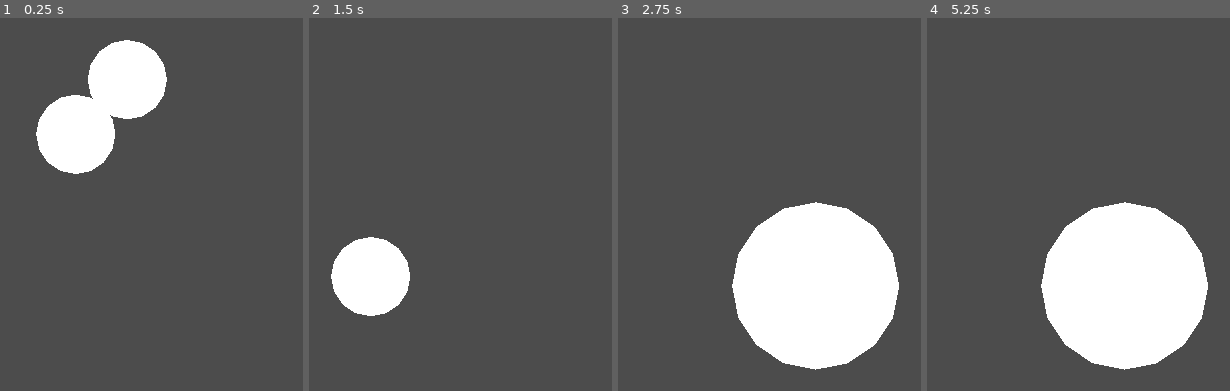
Above: before the commit, frames 1-4 (left to right).
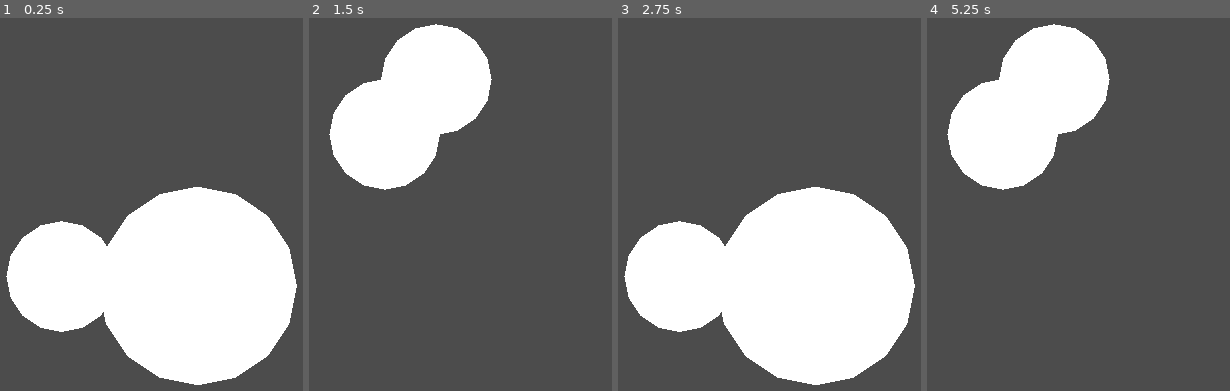
Above: after the commit, the same moments.

Repository: accmltr/top-down-defense
Game: Godot game, scene res://Scenes/pathfindingTestScene.tscn
Two runs of this game, one before a commit and one after it. Both use one fixed random seed, a clock stepped at 60 frames per second and the inputs below.
Inputs:
- Up to frame 1 (0.25 s): no input
- Up to frame 2 (1.5 s): tap Enter at 0.5 s
- Up to frame 3 (2.75 s): tap Space at 2 s
- Up to frame 4 (5.25 s): tap Enter at 2.75, 5 s; tap Space at 3.5 s

The runs differ from the first frame. In frame 1, 43% of the frame differs, in the area x 1-99%, y 5-99%; in frame 2, 19%; in frame 3, 15%; in frame 4, 34%.

Commit message:
Done with Pathfinder.makeIslandPolies !!!
It now inflates all given circles and merges the overlapping ones to create a cutout from the navpoly that also spaces enemies from the perimeter of turrets/walls by a set amount.

Diff:
--- a/Top-down Defense (Godot Project)/Scripts/Pathfinder.gd
+++ b/Top-down Defense (Godot Project)/Scripts/Pathfinder.gd
@@ -21,15 +21,15 @@
 
 
 
-func makeIslandPolies(circles: PoolVector3Array, merge_distance: float = 0) -> Array:
-	# Takes the circle shapes from turrets/walls and organizes them into groups that should get merged together with filled spaces.
-	var islands = [] # Array of PoolVector3Arrays with elemnts of type (x_pos, y_pos, radius)
+func makeIslandPolies(circles: PoolVector3Array, inflate_distance: float = 20) -> Array:
+	# Inflates all circles and merges overlapping ones.
+	var islands = [] # Array of PV3Arrays with elemnts of type (x_pos, y_pos, radius)
 
 	for c in circles:
 		var belong_to = [] # record which islands element belongs to by saving island index
 		for i in islands.size():
 			for c2 in islands[i]:
-				if Vector2(c.x, c.y).distance_to(Vector2(c2.x, c2.y)) - c.z - c2.z < merge_distance:
+				if Vector2(c.x, c.y).distance_to(Vector2(c2.x, c2.y)) - c.z - c2.z -2.0*inflate_distance < 0:
 					belong_to.append(i)
 					break
 
@@ -54,7 +54,7 @@
 	var islandPolies = []
 	for i in islands.size():
 		var ci = islands[i][0]
-		islandPolies.append(makeCirclePolygon(ci.z, Vector2(ci.x, ci.y)))
+		islandPolies.append(makeCirclePolygon(ci.z + inflate_distance, Vector2(ci.x, ci.y)))
 		var doneAppended = []
 		var lastAppended = [ci]
 		while !lastAppended.empty():
@@ -62,8 +62,8 @@
 			for c in lastAppended:
 				for c2 in islands[i]:
 					if c2 != c && !doneAppended.has(c2):
-						if Vector2(c.x, c.y).distance_to(Vector2(c2.x, c2.y)) - c.z - c2.z < merge_distance:
-							islandPolies[i] = mergeCircleToPoly(islandPolies[i], c2)
+						if Vector2(c.x, c.y).distance_to(Vector2(c2.x, c2.y)) - c.z - c2.z -2.0*inflate_distance < 0:
+							islandPolies[i] = mergeCircleToPoly(islandPolies[i], c2 + Vector3(0,0,inflate_distance))
 							la.append(c2)
 							doneAppended.append(c2)
 			lastAppended = la
